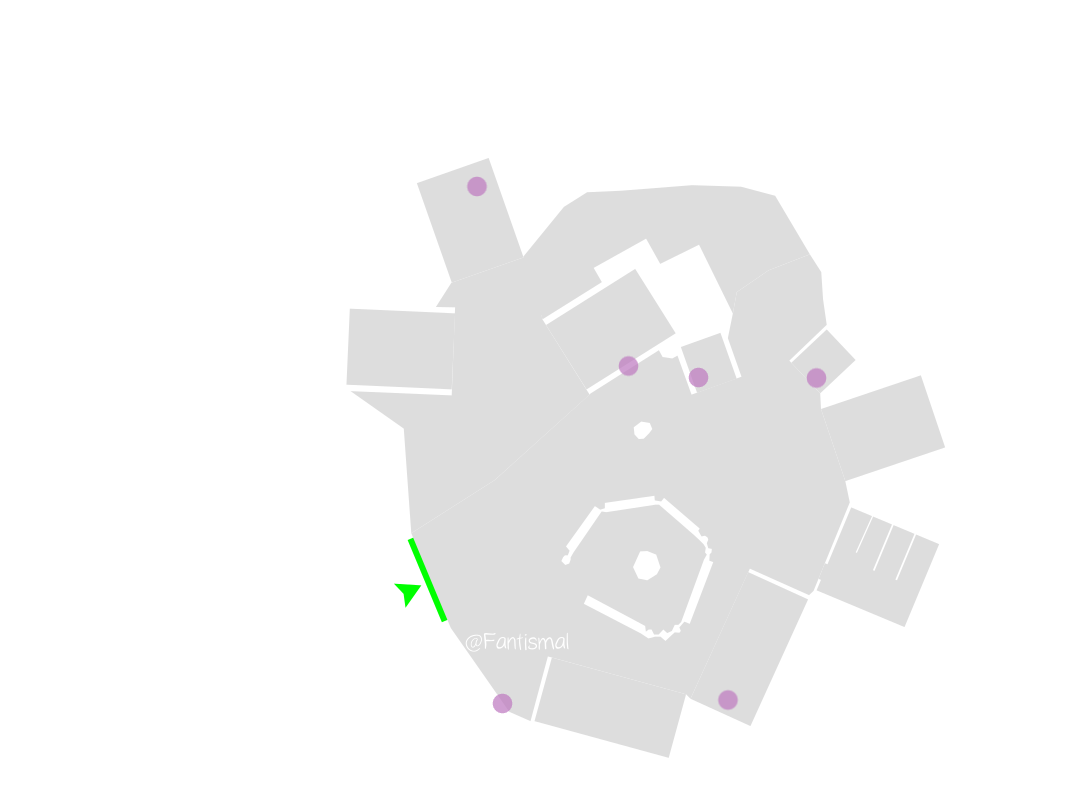
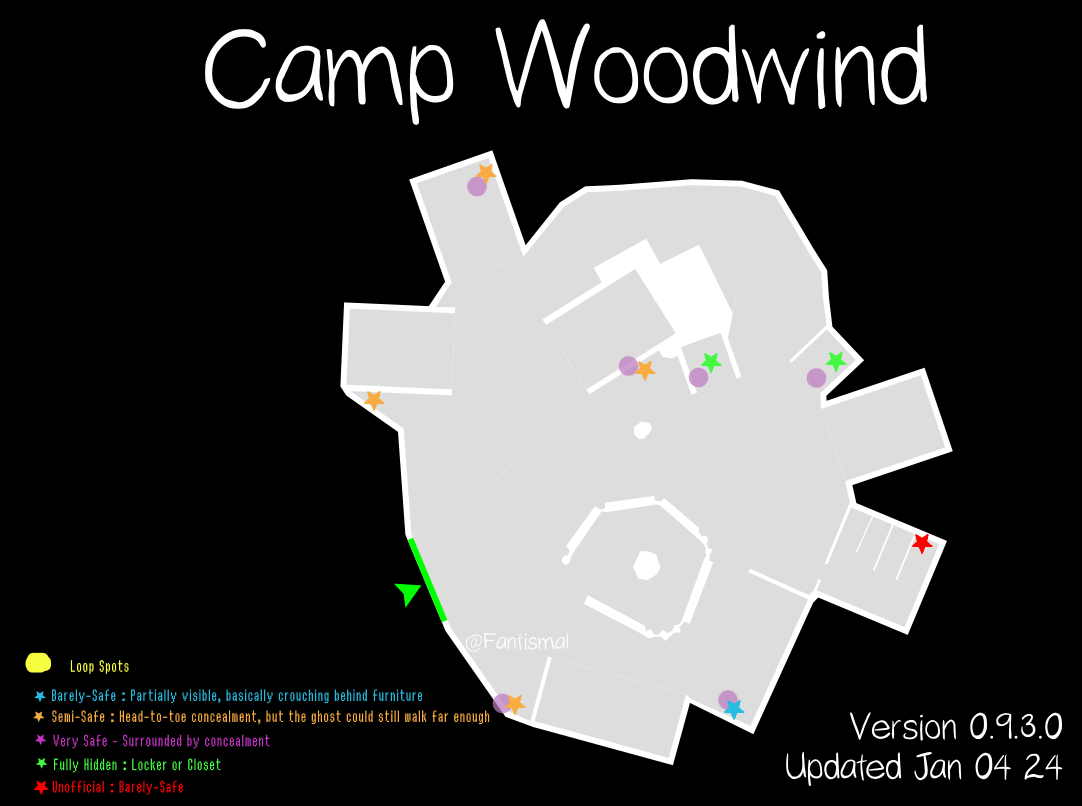
The second 1082px x 806px image is a revision of the first. Changes to its layers:
added layer "Pasted Layer" above "Safe_Spots_New" over (x1=25, y1=652, x2=490, y2=795)
added layer "Safe_Spots_New" above "Safe Spots" over (x1=363, y1=164, x2=933, y2=721)
added layer "BG" over (x1=0, y1=0, x2=1082, y2=806)
